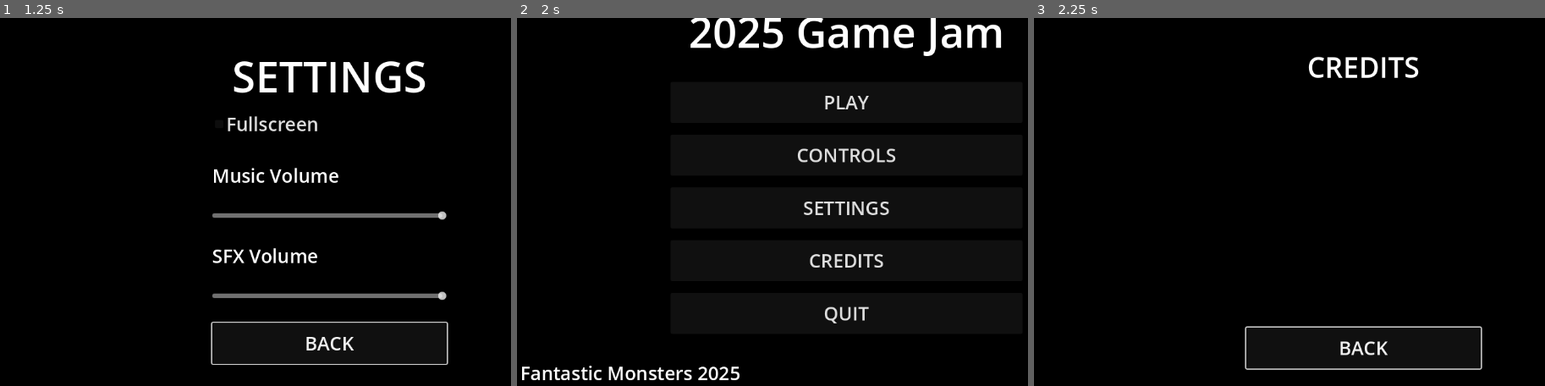
Above: before the commit, frames 1-3 (left to right).
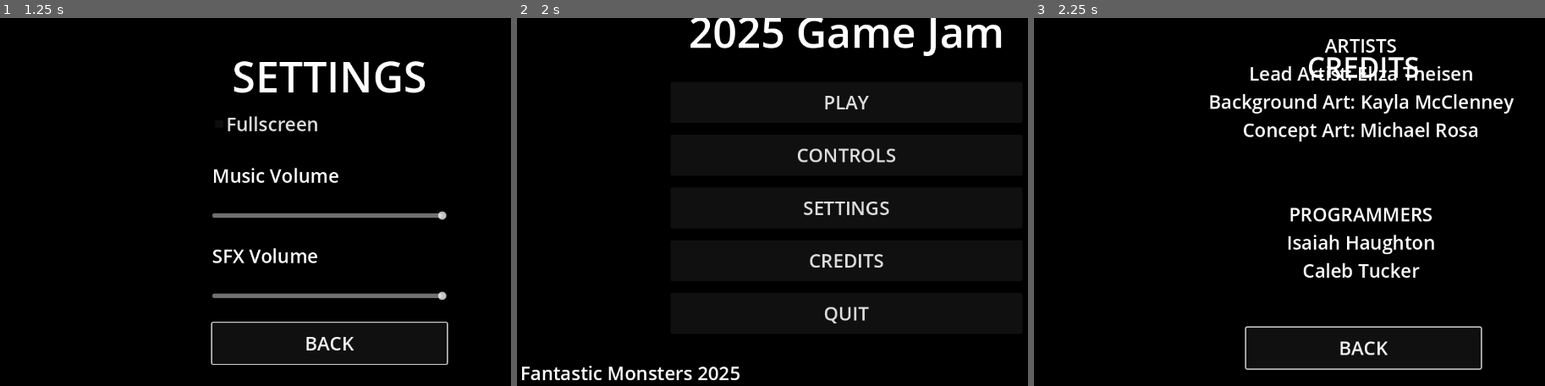
Above: after the commit, the same moments.

Repository: RandomlyZay/2025-game-jam
Game: Godot game, scene res://ui/menus/main_menu/main_menu.tscn
The game is run twice, just before and just after one commit, with the same random seed, the same clock (stepped at 60 frames per second) and the same inputs.
Inputs:
- Up to frame 1 (1.25 s): click "SETTINGS" at 0.5 s
- Up to frame 2 (2 s): click "BACK" at 1.25 s
- Up to frame 3 (2.25 s): click "CREDITS" at 2 s

Frames 1-2 are identical in both runs. In frame 3, 4.3% of the frame differs, in the area x 34-94%, y 5-71%.

Commit message:
Added credits and fixed settings menu

Diff:
--- a/ui/menus/main_menu/credits_menu/credits_menu.tscn
+++ b/ui/menus/main_menu/credits_menu/credits_menu.tscn
@@ -59,4 +59,14 @@
 custom_minimum_size = Vector2(900, 0)
 layout_mode = 2
 theme_override_font_sizes/font_size = 32
+text = "ARTISTS
+Lead Artist: Eliza Theisen
+Background Art: Kayla McClenney
+Concept Art: Michael Rosa
+
+
+PROGRAMMERS
+Isaiah Haughton
+Caleb Tucker"
 horizontal_alignment = 1
+autowrap_mode = 2
--- a/ui/menus/main_menu/settings_menu/settings_menu.gd
+++ b/ui/menus/main_menu/settings_menu/settings_menu.gd
@@ -39,17 +39,29 @@
 func setup_focus() -> void:
 	# Setup focus neighbors
 	fullscreen_check.focus_neighbor_top = fullscreen_check.get_path_to(back_button)
-	fullscreen_check.focus_neighbor_bottom = fullscreen_check.get_path_to(back_button)
+	fullscreen_check.focus_neighbor_bottom = fullscreen_check.get_path_to(music_slider)
 
-	back_button.focus_neighbor_top = back_button.get_path_to(fullscreen_check)
+	music_slider.focus_neighbor_top = music_slider.get_path_to(fullscreen_check)
+	music_slider.focus_neighbor_bottom = music_slider.get_path_to(sfx_slider)
+
+	sfx_slider.focus_neighbor_top = sfx_slider.get_path_to(music_slider)
+	sfx_slider.focus_neighbor_bottom = sfx_slider.get_path_to(back_button)
+
+	back_button.focus_neighbor_top = back_button.get_path_to(sfx_slider)
 	back_button.focus_neighbor_bottom = back_button.get_path_to(fullscreen_check)
 
 	# Setup focus next/previous
-	fullscreen_check.focus_next = fullscreen_check.get_path_to(back_button)
+	fullscreen_check.focus_next = fullscreen_check.get_path_to(music_slider)
 	fullscreen_check.focus_previous = fullscreen_check.get_path_to(back_button)
 
+	music_slider.focus_next = music_slider.get_path_to(sfx_slider)
+	music_slider.focus_previous = music_slider.get_path_to(fullscreen_check)
+
+	sfx_slider.focus_next = sfx_slider.get_path_to(back_button)
+	sfx_slider.focus_previous = sfx_slider.get_path_to(music_slider)
+
 	back_button.focus_next = back_button.get_path_to(fullscreen_check)
-	back_button.focus_previous = back_button.get_path_to(fullscreen_check)
+	back_button.focus_previous = back_button.get_path_to(sfx_slider)
 
 func _on_fullscreen_toggled(button_pressed: bool) -> void:
 	SettingsManager.set_fullscreen(button_pressed)
